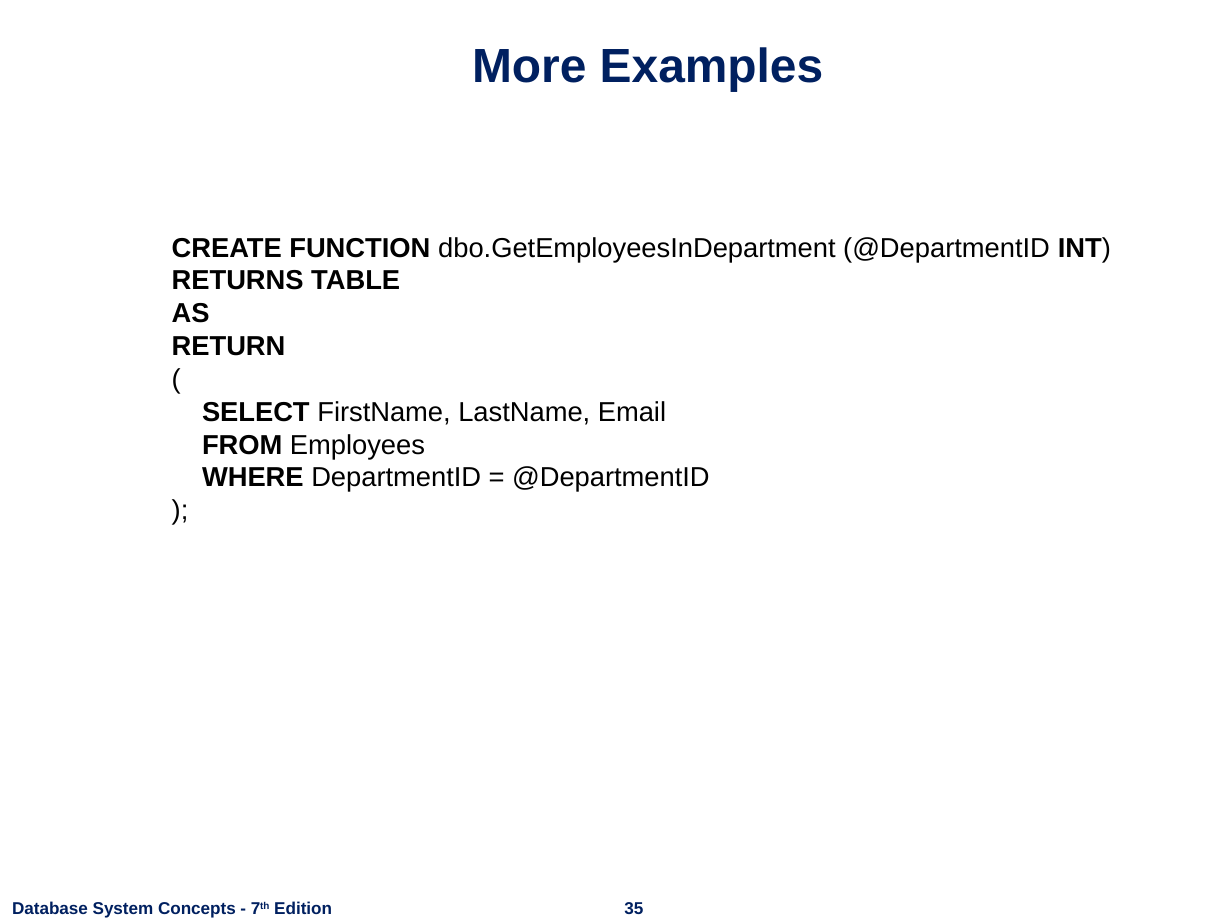
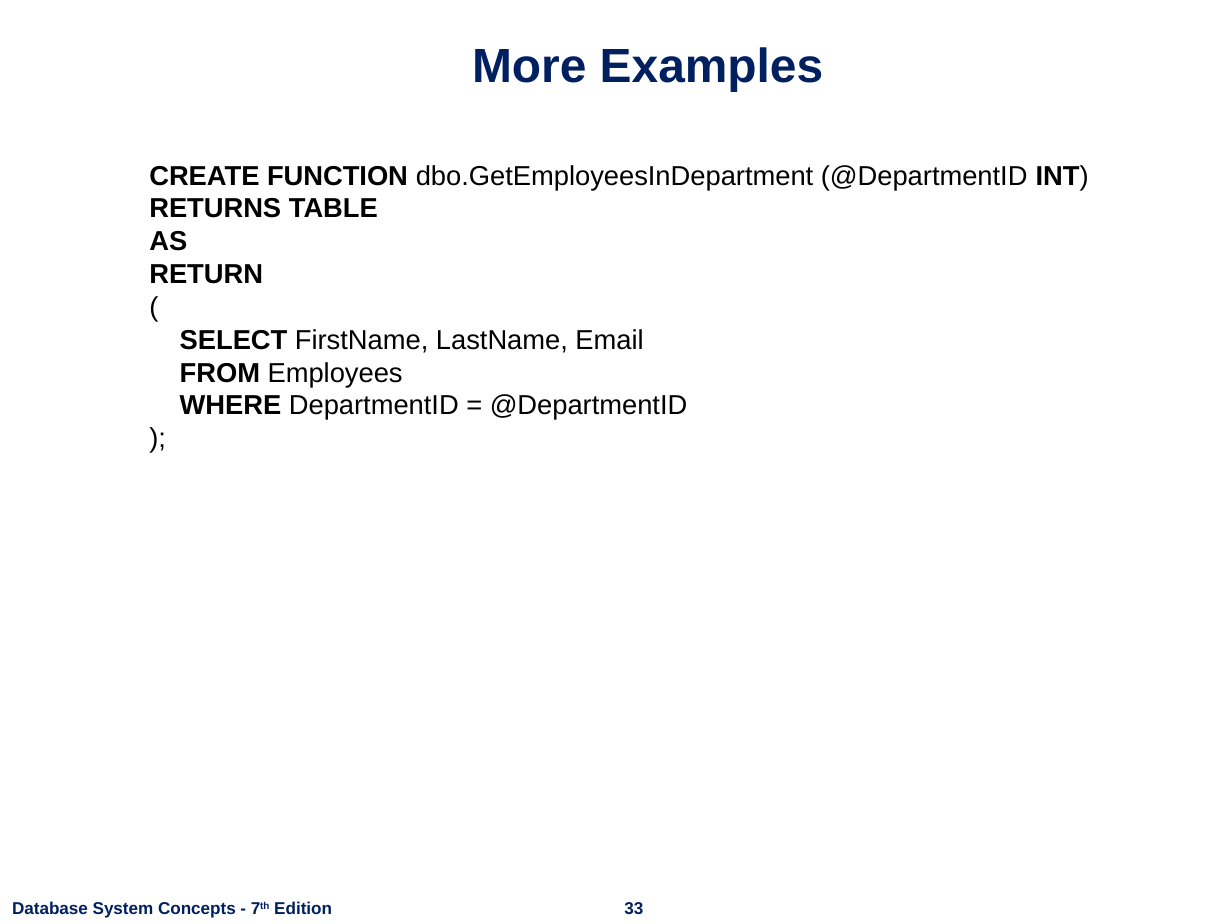
Before and after one commit to nashurgessa/DB-practices, a slide deck: slide 33 of Slides/L18-24 Advanced SQL.pptx (slide 35 before the commit). Drawn at 1232x924 pixels with LibreOffice and Linux fonts; fonts in the diff are those of the drawing; background and template pictures are left out. Boxes give left, top, right and bottom in pixels: in the first picture for what was removed or moved away, otherwise in the second. Text is boxed around its words. In the diff, an @@ line names an element or a change of style, - is before the commit and + after.

```diff
--- a/Slides/L18-24 Advanced SQL.pptx
+++ b/Slides/L18-24 Advanced SQL.pptx
@@ text "CREATE FUNCTION dbo.GetEmployeesInDepartment (@DepartmentID  ...": place and size @@
-text "CREATE FUNCTION dbo.GetEmployeesInDepartment (@DepartmentID  ..." at [172,237,1111,492]
+text "CREATE FUNCTION dbo.GetEmployeesInDepartment (@DepartmentID  ..." at [149,165,1089,420]
@@ page number at [624,902,643,914]: text changed @@
-35
+33
```
Also in this commit, not shown: 8 other slides changed, 11 slides added, 13 slides removed, 2 other files.
